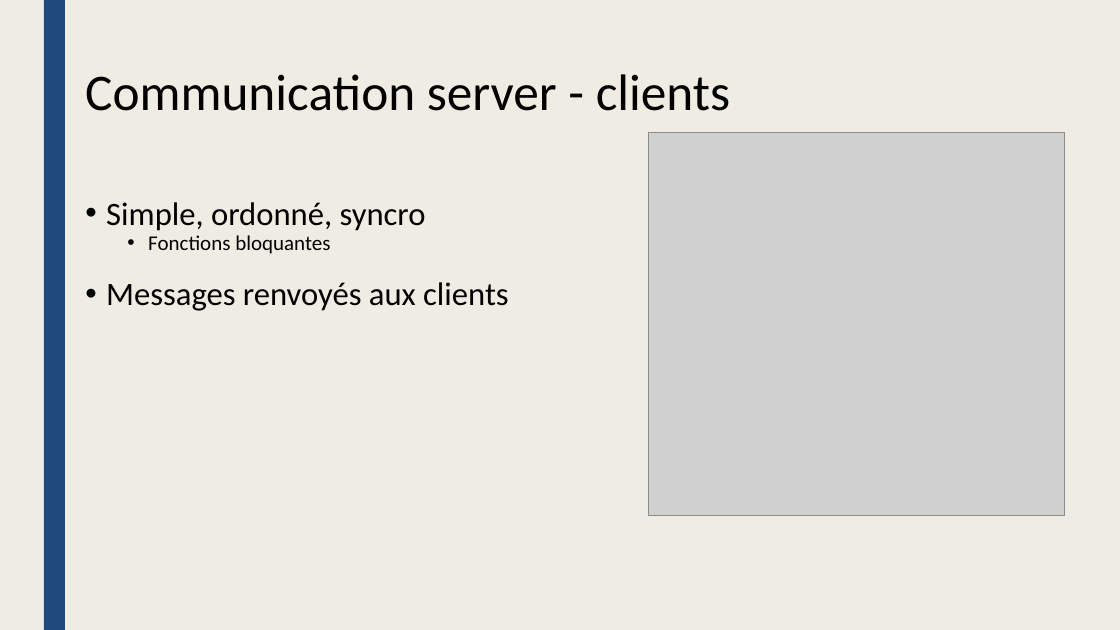
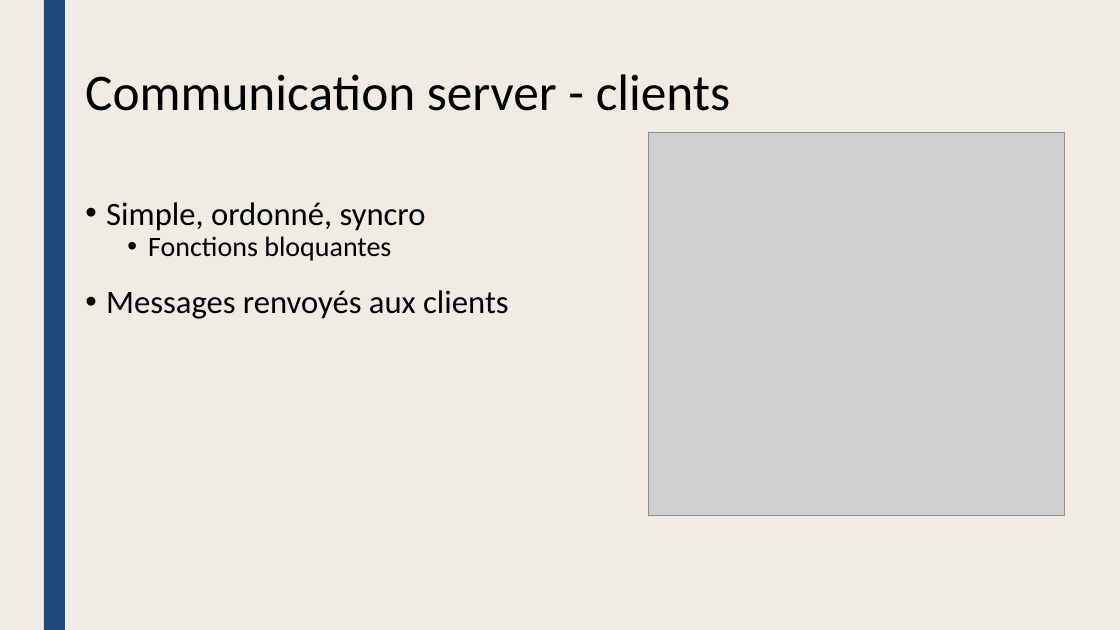
Before and after one commit to inefix/Key-Value-Store, a slide deck: slide 6 of presentation/KVS_presentation.pptx (slide 7 before the commit). Drawn at 1120x630 pixels with LibreOffice and Linux fonts; fonts in the diff are those of the drawing; grey boxes stand for pictures. Boxes give left, top, right and bottom in pixels: in the first picture for what was removed or moved away, otherwise in the second. Text is boxed around its words. In the diff, an @@ line names an element or a change of style, - is before the commit and + after.

```diff
--- a/presentation/KVS_presentation.pptx
+++ b/presentation/KVS_presentation.pptx
@@ text at box(148, 236, 391, 261): size 18 to 24 pt in "Fonctions bloquantes" @@
```
Also in this commit, not shown: 3 other slides changed, 1 slide removed.
